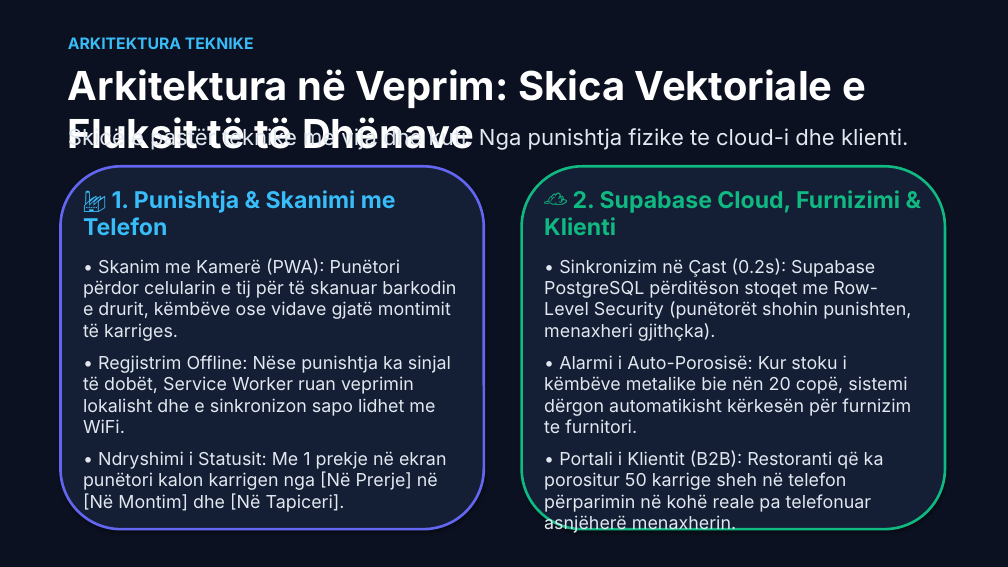
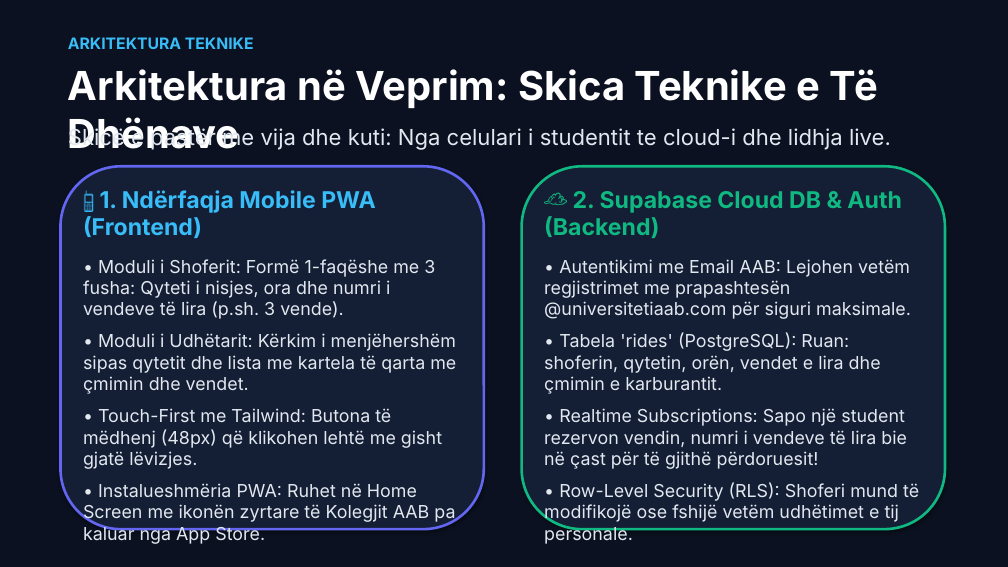
Before and after one commit to arbenl/arbenl.github.io, a slide deck: slide 6 of Jave1_Hyrje_Nextjs_PWA_Copilot_2026.pptx. Drawn at 1008x567 pixels with LibreOffice and Linux fonts; fonts in the diff are those of the drawing. Boxes give left, top, right and bottom in pixels: in the first picture for what was removed or moved away, otherwise in the second. Text is boxed around its words. In the diff, an @@ line names an element or a change of style, - is before the commit and + after.

Commit message:
feat(presentation): adopt AAB RideShare theme with clean line sketch and student carpooling story in Albanian

```diff
--- a/Jave1_Hyrje_Nextjs_PWA_Copilot_2026.pptx
+++ b/Jave1_Hyrje_Nextjs_PWA_Copilot_2026.pptx
@@ text at bbox=[68, 69, 877, 150]: text changed @@
-Arkitektura në Veprim: Skica Vektoriale e Fluksit të të Dhënave
+Arkitektura në Veprim: Skica Teknike e Të Dhënave
@@ text at bbox=[68, 126, 891, 151]: text changed @@
-Skicë e pastër teknike me vija dhe kuti: Nga punishtja fizike te cloud-i dhe klienti.
+Skicë e pastër me vija dhe kuti: Nga celulari i studentit te cloud-i dhe lidhja live.
@@ text at bbox=[83, 190, 456, 524]: text changed @@
-🏭 1. Punishtja & Skanimi me Telefon
-• Skanim me Kamerë (PWA): Punëtori përdor celularin e tij për të skanuar barkodin e drurit, këmbëve ose vidave gjatë montimit të karriges.
-• Regjistrim Offline: Nëse punishtja ka sinjal të dobët, Service Worker ruan veprimin lokalisht dhe e sinkronizon sapo lidhet me WiFi.
-• Ndryshimi i Statusit: Me 1 prekje në ekran punëtori kalon karrigen nga [Në Prerje] në [Në Montim] dhe [Në Tapiceri].
+📱 1. Ndërfaqja Mobile PWA (Frontend)
+• Moduli i Shoferit: Formë 1-faqëshe me 3 fusha: Qyteti i nisjes, ora dhe numri i vendeve të lira (p.sh. 3 vende).
+• Moduli i Udhëtarit: Kërkim i menjëhershëm sipas qytetit dhe lista me kartela të qarta me çmimin dhe vendet.
+• Touch-First me Tailwind: Butona të mëdhenj (48px) që klikohen lehtë me gisht gjatë lëvizjes.
+• Instalueshmëria PWA: Ruhet në Home Screen me ikonën zyrtare të Kolegjit AAB pa kaluar nga App Store.
@@ text at bbox=[544, 191, 919, 524]: text changed @@
-☁️ 2. Supabase Cloud, Furnizimi & Klienti
-• Sinkronizim në Çast (0.2s): Supabase PostgreSQL përditëson stoqet me Row-Level Security (punëtorët shohin punishten, menaxheri gjithçka).
-• Alarmi i Auto-Porosisë: Kur stoku i këmbëve metalike bie nën 20 copë, sistemi dërgon automatikisht kërkesën për furnizim te furnitori.
-• Portali i Klientit (B2B): Restoranti që ka porositur 50 karrige sheh në telefon përparimin në kohë reale pa telefonuar asnjëherë menaxherin.
+☁️ 2. Supabase Cloud DB & Auth (Backend)
+• Autentikimi me Email AAB: Lejohen vetëm regjistrimet me prapashtesën @universitetiaab.com për siguri maksimale.
+• Tabela 'rides' (PostgreSQL): Ruan: shoferin, qytetin, orën, vendet e lira dhe çmimin e karburantit.
+• Realtime Subscriptions: Sapo një student rezervon vendin, numri i vendeve të lira bie në çast për të gjithë përdoruesit!
+• Row-Level Security (RLS): Shoferi mund të modifikojë ose fshijë vetëm udhëtimet e tij personale.
```
Also in this commit, not shown: 12 other slides changed, 1 other file.
